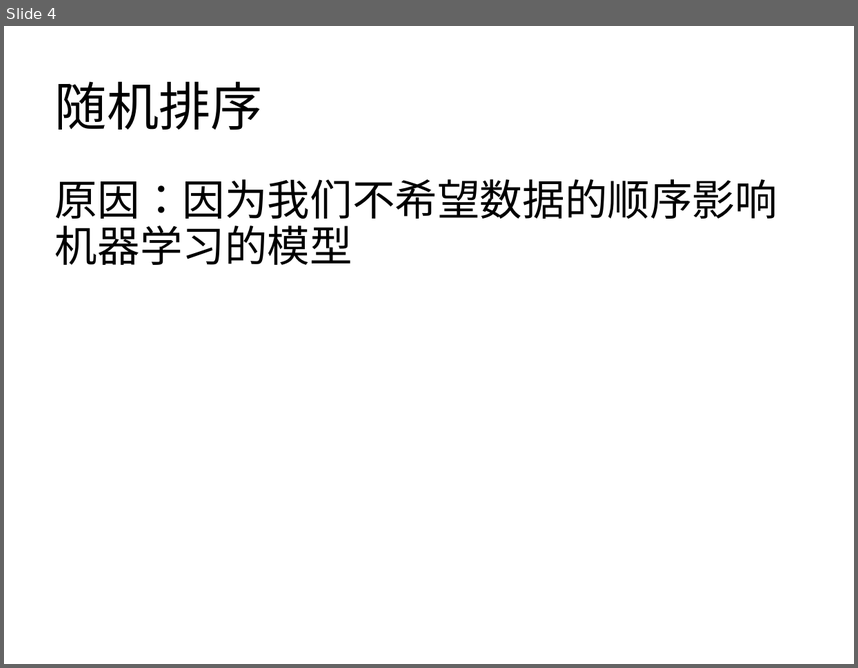
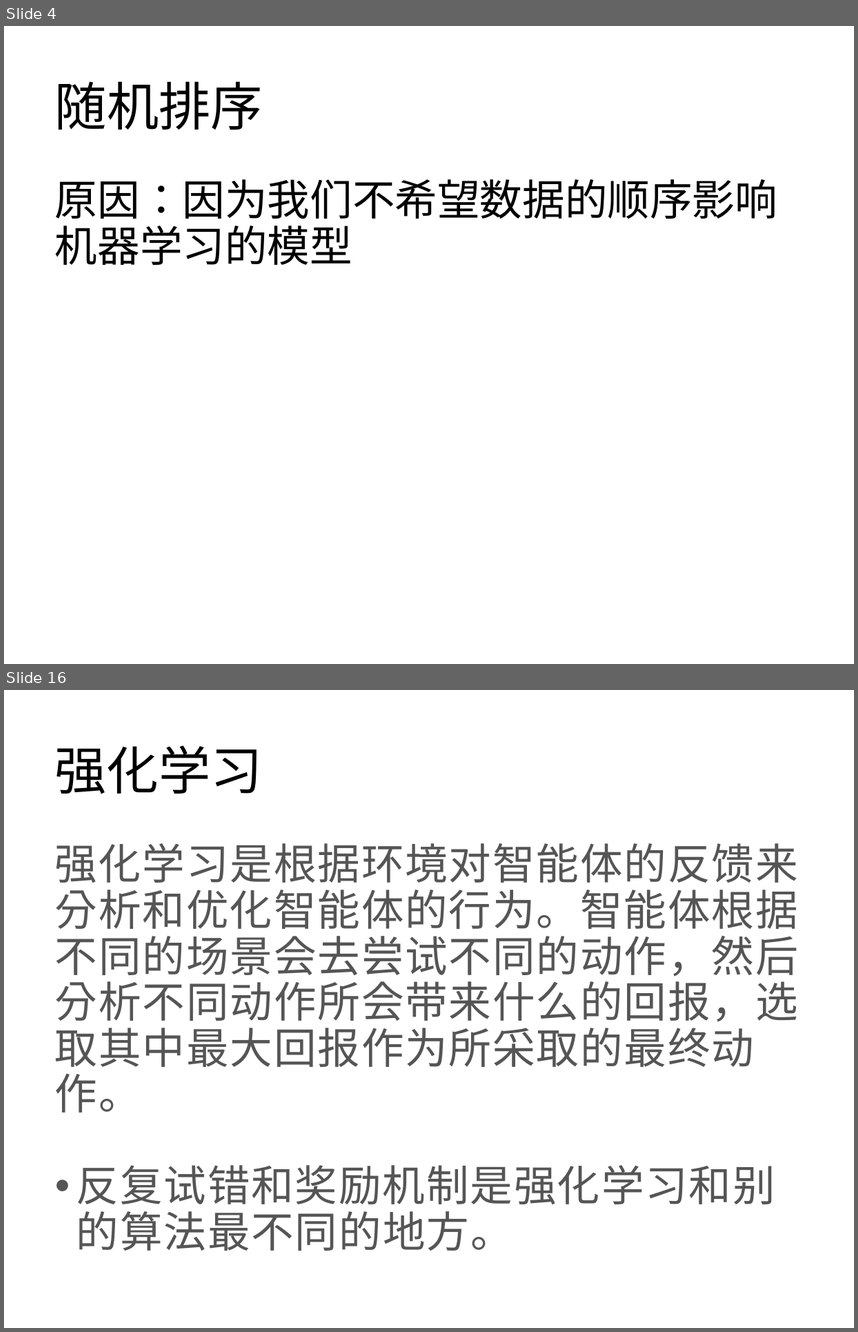
Before and after one commit to zznan0o0/Machine-Learning-materilas, a slide deck: 机器学习.pptx. Shown one above the other, each under a label of ours: slide 4 before the commit, slides 4 and 16 after it; the slides between them are not shown. The pictures are 858x668 and 858x1332 pixels, drawn with LibreOffice and Linux fonts; fonts in the diff are those of the drawing. Boxes give left, top, right and bottom in pixels: in the first picture for what was removed or moved away, otherwise in the second. Text is boxed around its words. In the diff, an @@ line names an element or a change of style, - is before the commit and + after.

```diff
--- a/机器学习.pptx
+++ b/机器学习.pptx
@@ slide 16 added at [4,690,854,1328], background #FFFFFF @@
@@ title added at [55,745,263,794], 44 pt, text #000000 @@
+强化学习
@@ text added at [55,843,798,1250], 36 pt, text #555555 @@
+强化学习是根据环境对智能体的反馈来分析和优化智能体的行为。智能体根据不同的场景会去尝试不同的动作，然后分析不同动作所会带来什么的回报，选取其中最大回报作为所采取的最终动作。
+• 反复试错和奖励机制是强化学习和别的算法最不同的地方。
```
Also in this commit, not shown: 1 slide changed, 16 other slides added.
